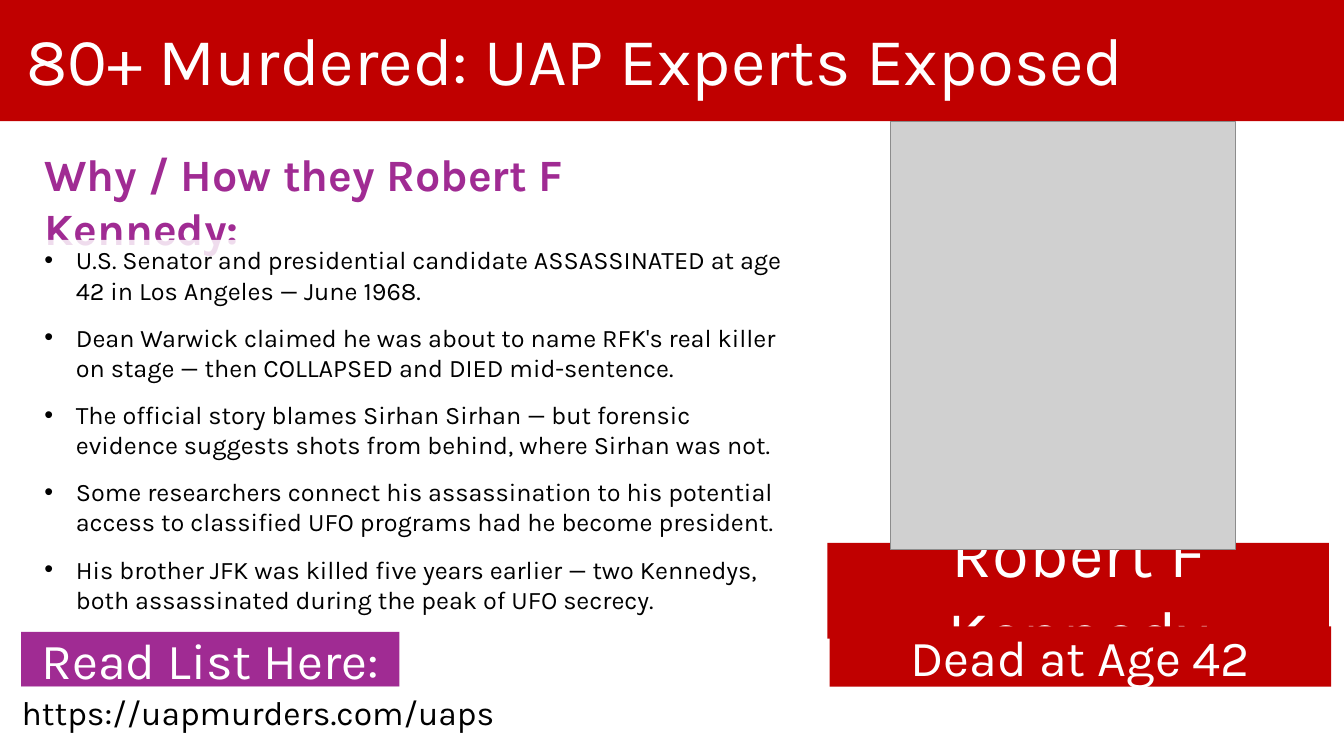
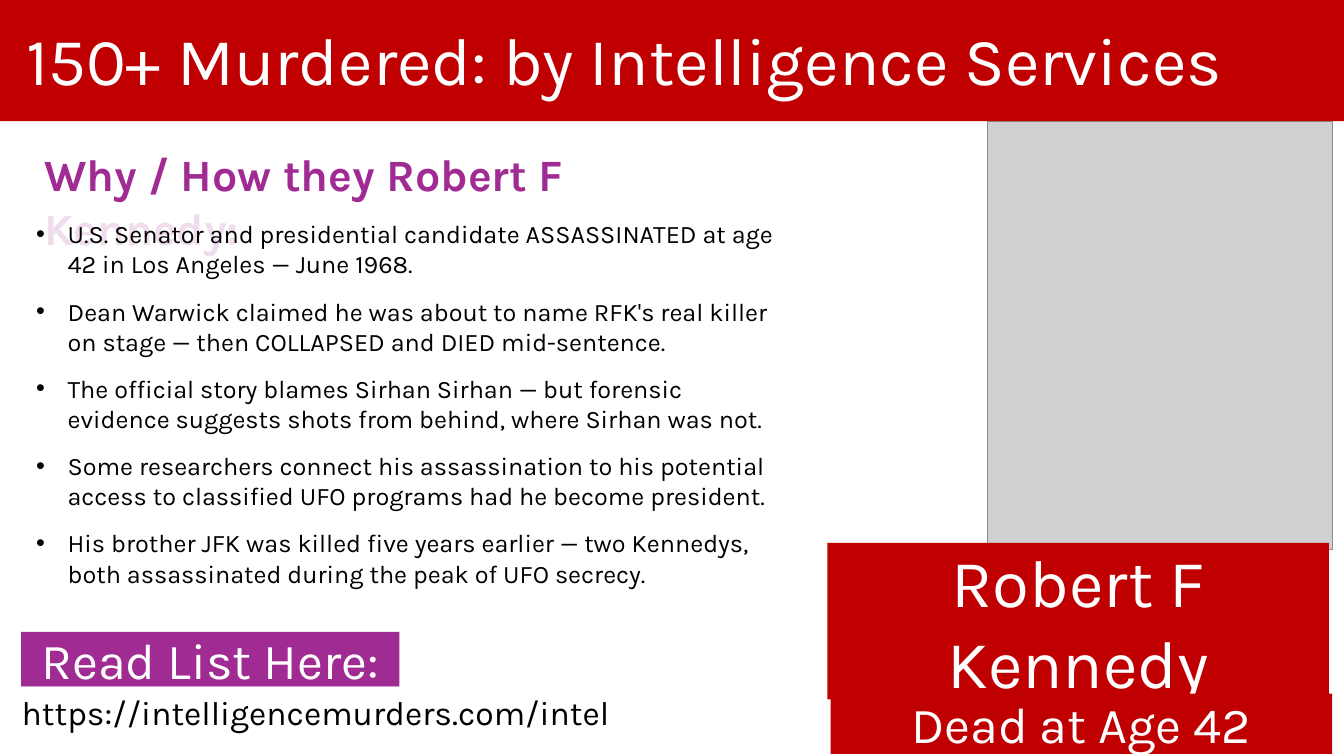
Before and after one commit to BryanStarbuck/Intel_Murder_Docus, a slide deck: slide 1 of docs/Intel/Intelligence_Service_Murders.pptx (slide 5 before the commit). Drawn at 1344x756 pixels with LibreOffice and Linux fonts; fonts in the diff are those of the drawing; grey boxes stand for pictures. Boxes give left, top, right and bottom in pixels: in the first picture for what was removed or moved away, otherwise in the second. Text is boxed around its words. In the diff, an @@ line names an element or a change of style, - is before the commit and + after.

Commit message:
Refactor references to Barry Seal and Max Spiers across multiple documents; update links and remove redundant entries. Remove images and slides related to Max Spiers and Barry Seal. Adjust descriptions for clarity and consistency in the context of suspicious deaths linked to intelligence operations.

```diff
--- a/docs/Intel/Intelligence_Service_Murders.pptx
+++ b/docs/Intel/Intelligence_Service_Murders.pptx
@@ text in rectangle at [26,38,1222,102]: text changed @@
-80+ Murdered: UAP Experts Exposed
+150+ Murdered: by Intelligence Services
@@ picture: place and size @@
-picture at [890,121,1235,549]
+picture at [988,121,1333,549]
@@ text "U.S. Senator and presidential candidate ...": place and size @@
-text "U.S. Senator and presidential candidate ..." at [76,251,781,585]
+text "U.S. Senator and presidential candidate ..." at [68,225,773,559]
@@ rectangle "Robert F Kennedy": place and size @@
-rectangle "Robert F Kennedy" at [828,543,1330,639]
+rectangle "Robert F Kennedy" at [828,543,1330,700]
@@ text "https://intelligencemurders.com/intel": place and size @@
-text "https://intelligencemurders.com/intel" at [12,687,1301,737]
+text "https://intelligencemurders.com/intel" at [22,700,610,734]
@@ text at [22,700,610,734]: text changed @@
-https://uapmurders.com/uaps
+https://intelligencemurders.com/intel
@@ text "Dead at Age 42" rewrapped from [830,626,1332,687] to [911,708,1251,756] @@
```
Also in this commit, not shown: 14 other slides changed, 1 slide added, 3 slides removed, 54 other files.
